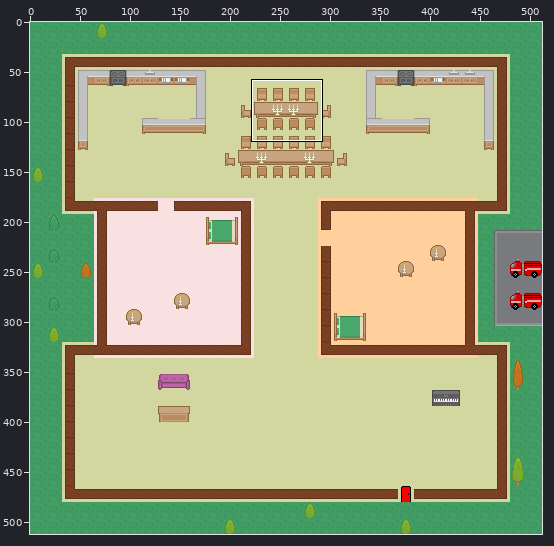
Two states of a sprite sheet, FireEscape/res/title_file.png. Above, an overview of the earlier version with the close-up marked.
Close-up. First the earlier version:
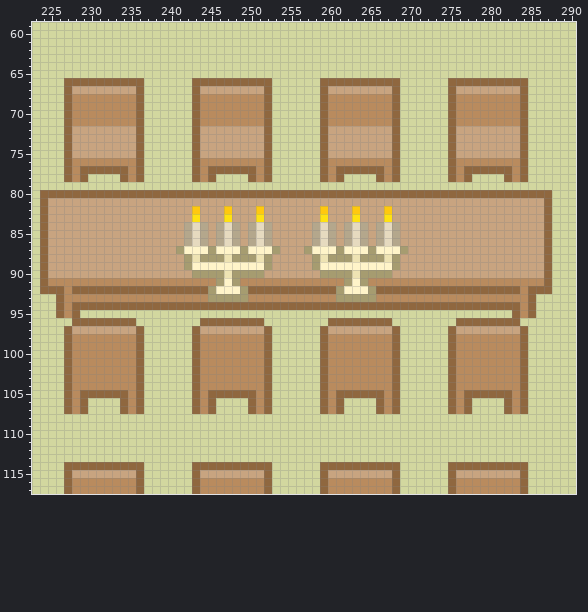
The file is 512x512 pixels. Colours within 5 levels of each other are drawn and written as one. Shown: x 223..290, y 59..117. The commit also changed other parts of the picture, which this record leaves out.
After the commit:
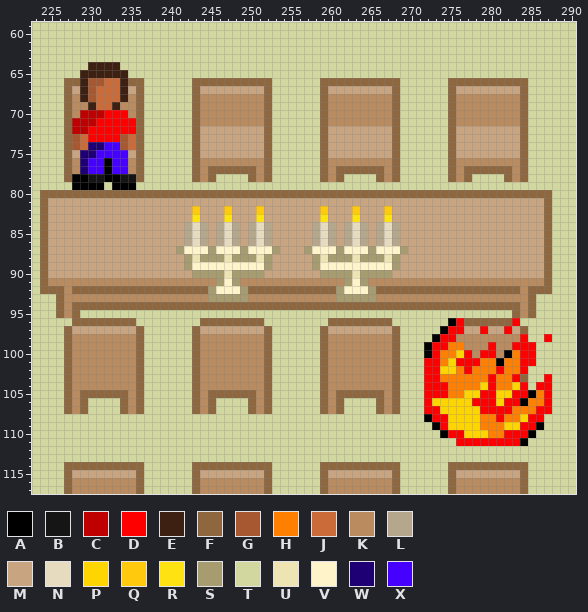
Palette (. is transparent): A #000000  B #151515  C #bf0000  D #ff0000  E #3d2012  F #8f673f  G #a85830  H #ff8000  J #cb6b3a  K #b98b5e  L #b4a78c  M #c8a480  N #e6dabf  P #ffd500  Q #ffc90e  R #ffe211  S #a69c70  T #d2d79f  U #eee3b3  V #fff4c9  W #1f0074  X #4500ff
Difference:
y 64: x 230..233 TTTT -> EEEE
y 65: x 229..234 TTTTTT -> EEEEEE
y 66: x 229..234 FFFFFF -> EGGJJE
y 67: x 229..234 MMMMMM -> EGJJJE
y 68: x 229..234 KKKKKK -> EGJJJE
y 69: x 230..233 KKKK -> EJJE
y 70: x 229..234 KKKKKK -> CCCDDD
y 71: x 228..235 KKKKKKKK -> CCCDDDDD
y 72: x 228..235 MMMMMMMM -> CCDDDDDD
y 73: x 228..235 MMMMMMMM -> GJDDDDGJ
y 74: x 228..235 MMMMMMMM -> GJWWXXGJ
y 75: x 229..234 MMMMMM -> WWXXXX
y 76: x 229..234 KKKKKK -> WXXAXX
y 77: x 229..234 FFFFFF -> WXXAXX
y 78: x 228..235 KFTTTTFK -> AABBAABB
y 79: x 228..231 TTTT -> AAAA; x 233..235 TTT -> AAA
y 96: x 275..276 TF -> AD; x 283 F -> D
y 97: x 274..276 TFM -> ADD; x 279 M -> D; x 282 M -> D
y 98: x 273..275 TTF -> ADD; x 284 F -> D; x 287 T -> D
y 99: x 272..276 TTTFK -> ADDHH; x 280 K -> D; x 283..285 KFT -> DDD
y 100: x 272..277 TTTFKK -> ADHHPD; x 279..280 KK -> DD; x 282..285 KKFT -> AHDD
y 101: x 272..285 TTTFKKKKKKKKFT -> DDHPDDDHHAHHDD
y 102: x 272..284 TTTFKKKKKKKKF -> DDPPHDHHHDHHD
y 103: x 272..283 TTTFKKKKKKKK -> DDHHHHHHDHHD; x 287 T -> D
y 104: x 272..284 TTTFKKKKKKKKF -> DDDHHHHPDHHPD; x 286..287 TT -> DD
y 105: x 272..287 TTTFKFFFFFFKFTTT -> DDDHHPPDDPPDDAHD
y 106: x 272..287 TTTFKFTTTTFKFTTT -> DPPPPPDDDPDDAHHD
y 107: x 272..287 TTTFKFTTTTFKFTTT -> DDPPPPPDDDDHHHDD
y 108: x 272..286 TTTTTTTTTTTTTTT -> ADDPPPPHHDHHPDD
y 109: x 273..286 TTTTTTTTTTTTTT -> ADPPPPHHHPPDDA
y 110: x 274..285 TTTTTTTTTTTT -> ADDPPPHHDDDA
y 111: x 276..284 TTTTTTTTT -> DDDDDDDDA
Changed places in both close-ups, as pixel boxes (x1, y1, x2, y2):
changed: (72, 62, 136, 190)
changed: (424, 318, 552, 446)
